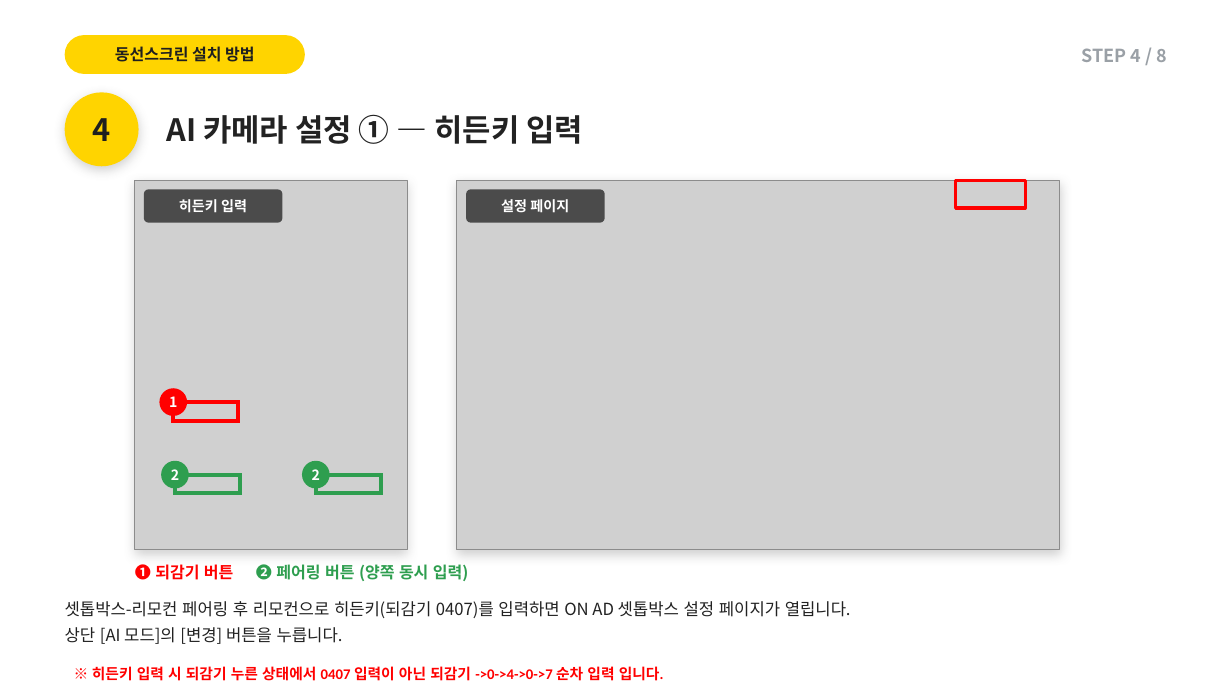
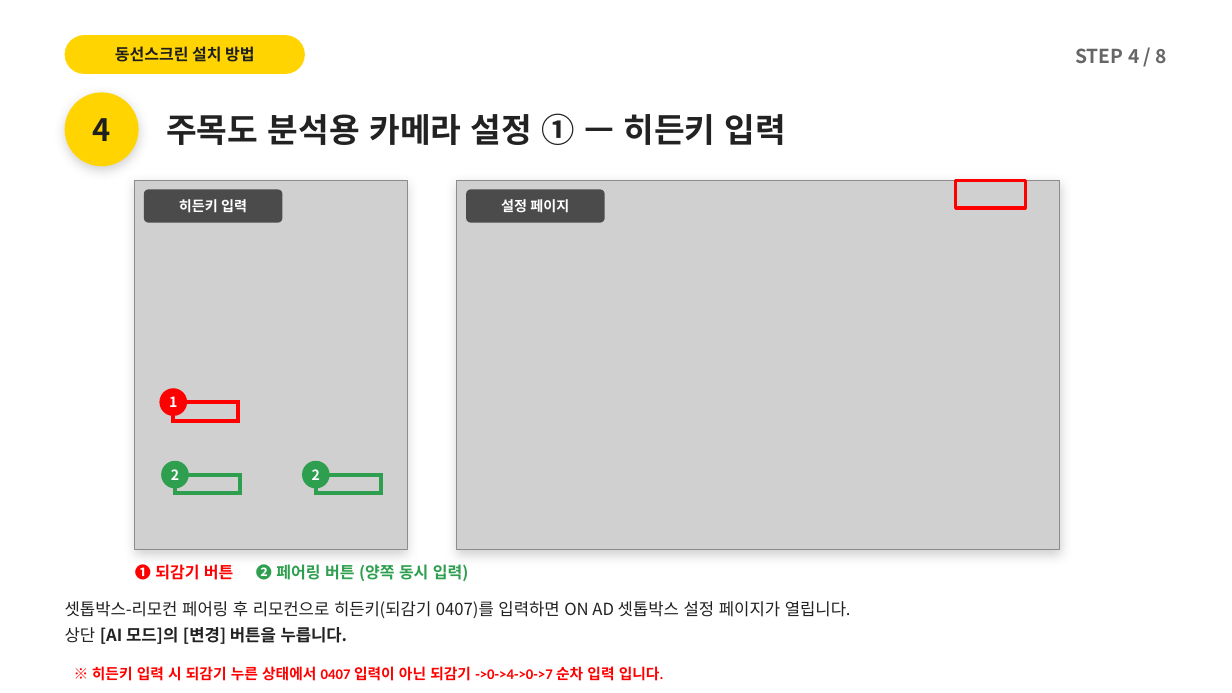
Before and after one commit to alsdn2947/ars, a slide deck: slide 8 of 이마트_AI카메라_설치매뉴얼.pptx (slide 7 before the commit). Drawn at 1232x693 pixels with LibreOffice and Linux fonts; fonts in the diff are those of the drawing; grey boxes stand for pictures. Boxes give left, top, right and bottom in pixels: in the first picture for what was removed or moved away, otherwise in the second. Text is boxed around its words. In the diff, an @@ line names an element or a change of style, - is before the commit and + after.

```diff
--- a/이마트_AI카메라_설치매뉴얼.pptx
+++ b/이마트_AI카메라_설치매뉴얼.pptx
@@ text "STEP 4 / 8" at (1075,48,1167,63): size 14 to 15 pt, text colour #9AA0A6 to #666666 @@
@@ text at (166,113,786,145): text changed; size 24 to 26 pt @@
-AI 카메라 설정 ① — 히든키 입력
+주목도 분석용 카메라 설정 ① — 히든키 입력
@@ text at (65,627,348,644): bold on in "[AI 모드]의 [변경] 버튼을 누릅니다." @@
```
Also in this commit, not shown: 23 other slides changed, 1 slide added, 1 slide removed.
